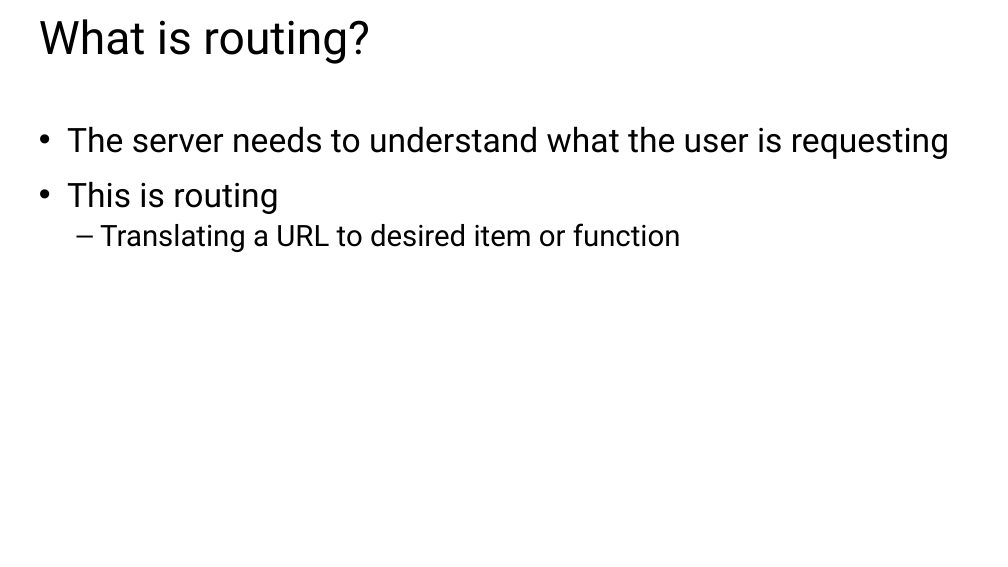
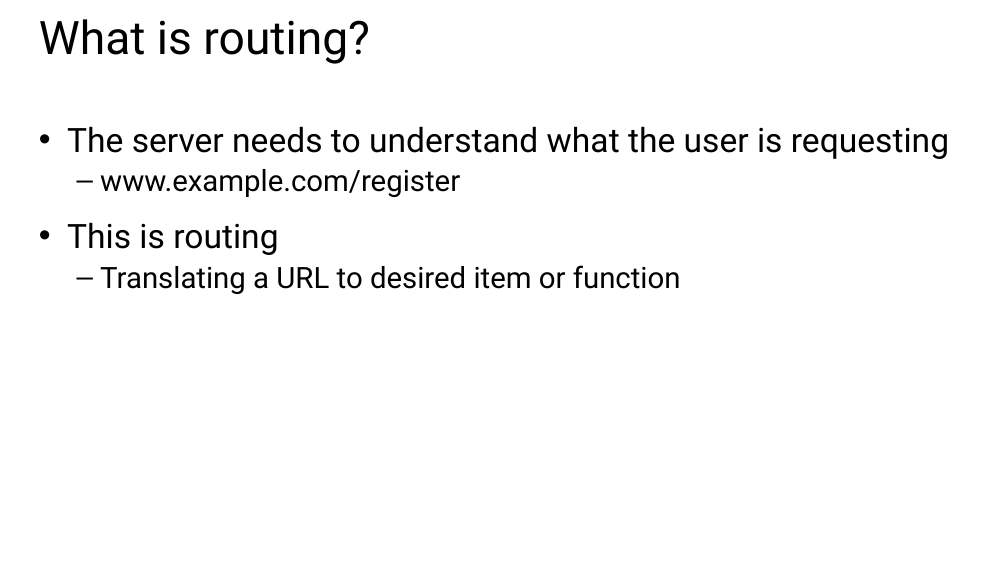
Before and after one commit to GeekTrainer/Flask, a slide deck: slide 17 of Slides/Module 2 - Creating web pages in Flask.pptx (slide 16 before the commit). Drawn at 1008x567 pixels with LibreOffice and Linux fonts; fonts in the diff are those of the drawing. Boxes give left, top, right and bottom in pixels: in the first picture for what was removed or moved away, otherwise in the second. Text is boxed around its words. In the diff, an @@ line names an element or a change of style, - is before the commit and + after.

```diff
--- a/Slides/Module 2 - Creating web pages in Flask.pptx
+++ b/Slides/Module 2 - Creating web pages in Flask.pptx
@@ text at (100, 169, 460, 197): paragraph added @@
+  – www.example.com/register
```
Also in this commit, not shown: 2 other slides changed, 4 slides added, 1 slide removed, 2 other files.
